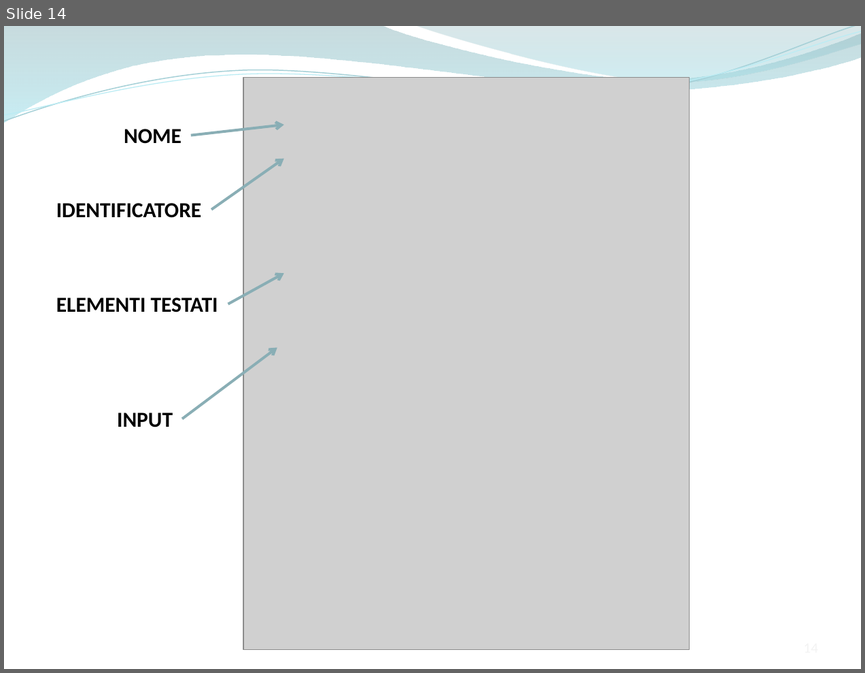
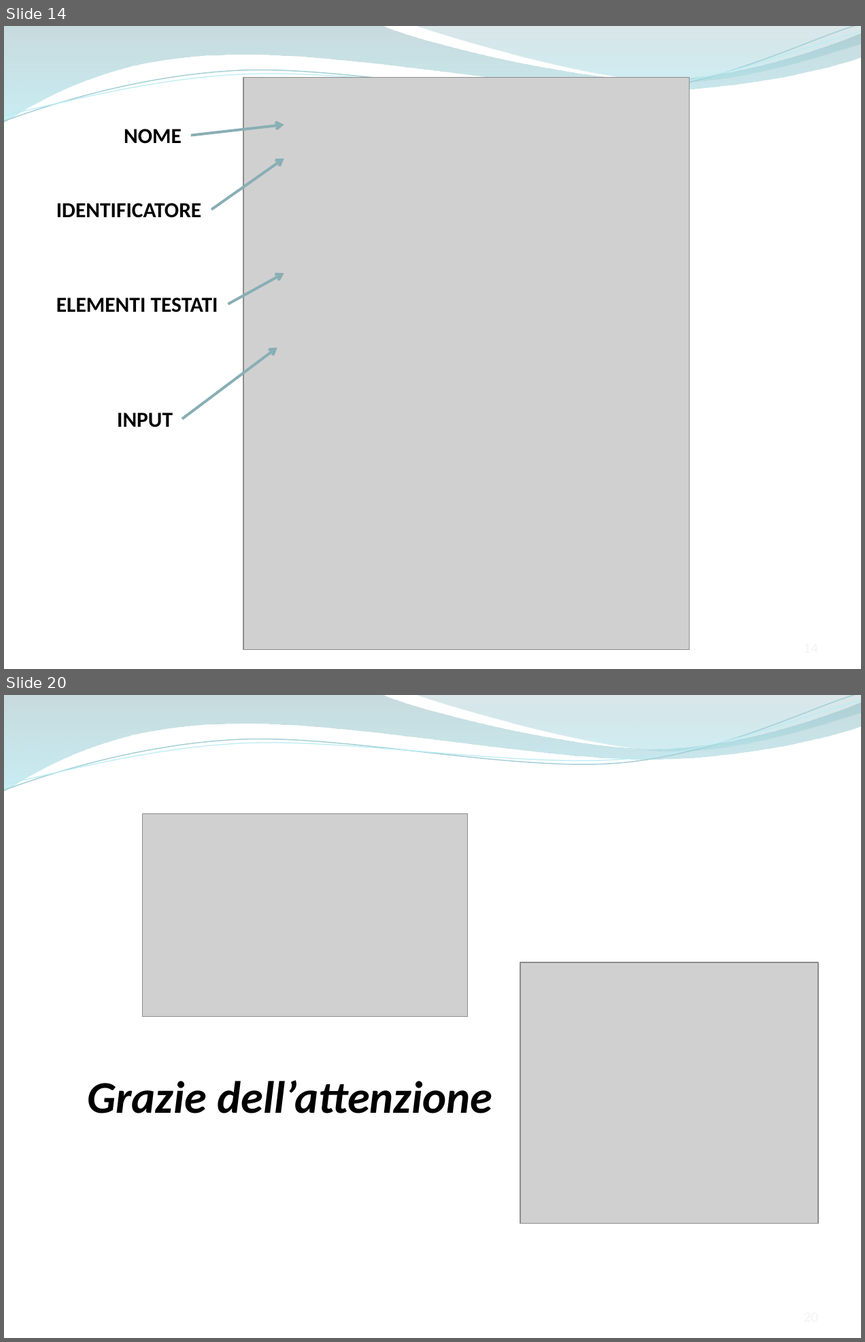
Before and after one commit to ammirate/at-silo, a slide deck: Presentazione/Atsilo2/Ferrara/Ferrara_M_PresentazioneFinale.pptx. Shown one above the other, each under a label of ours: slide 14 before the commit, slides 14 and 20 after it; the slides between them are not shown. The pictures are 865x673 and 865x1342 pixels, drawn with LibreOffice and Linux fonts; fonts in the diff are those of the drawing; grey boxes stand for pictures. Boxes give left, top, right and bottom in pixels: in the first picture for what was removed or moved away, otherwise in the second. Text is boxed around its words. In the diff, an @@ line names an element or a change of style, - is before the commit and + after.

```diff
--- a/Presentazione/Atsilo2/Ferrara/Ferrara_M_PresentazioneFinale.pptx
+++ b/Presentazione/Atsilo2/Ferrara/Ferrara_M_PresentazioneFinale.pptx
@@ slide 20 added at bbox=[4, 695, 861, 1338], background #FFFFFF; not listed: 4 template elements that a slide beside it also shows @@
@@ picture added at bbox=[142, 814, 468, 1016] @@
@@ picture added at bbox=[520, 962, 818, 1223] @@
@@ text added at bbox=[87, 1080, 492, 1113], 38 pt, text #000000, bold, italic @@
+Grazie dell’attenzione
```
Also in this commit, not shown: 11 slides changed, 1 other slide added.
